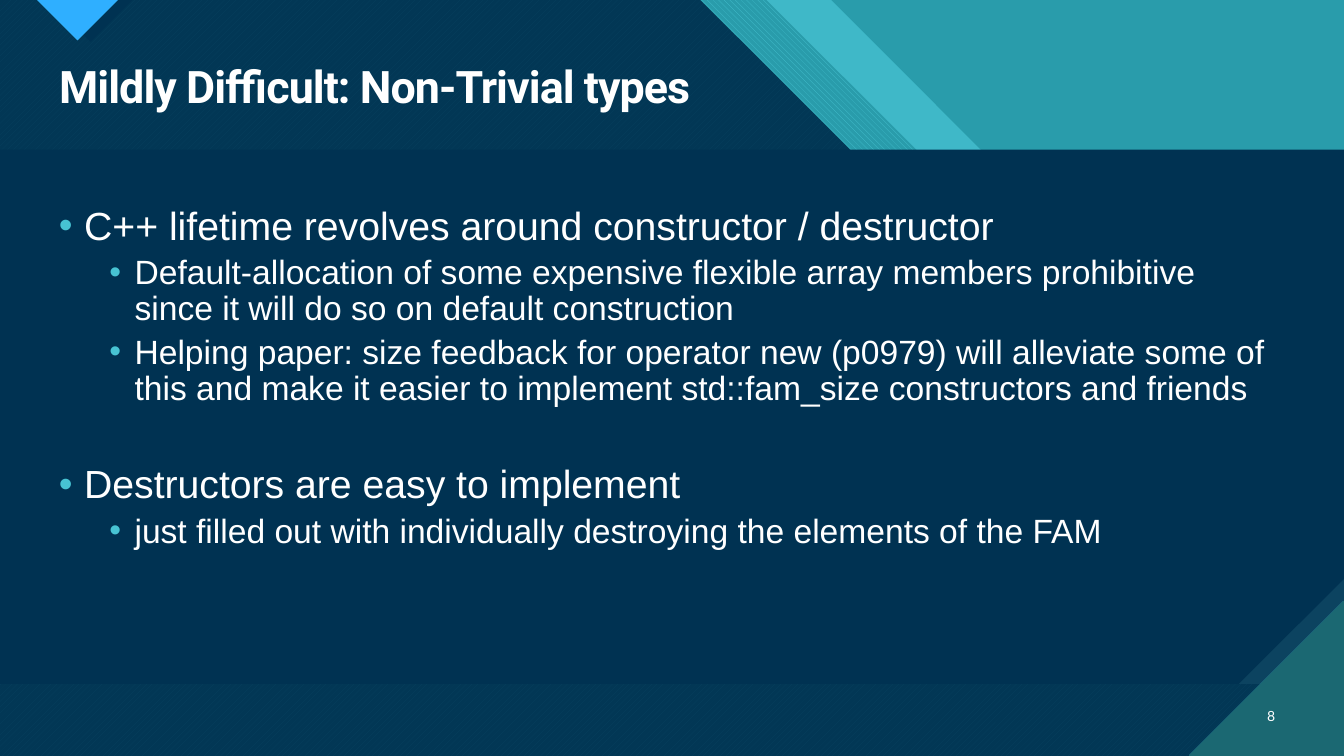
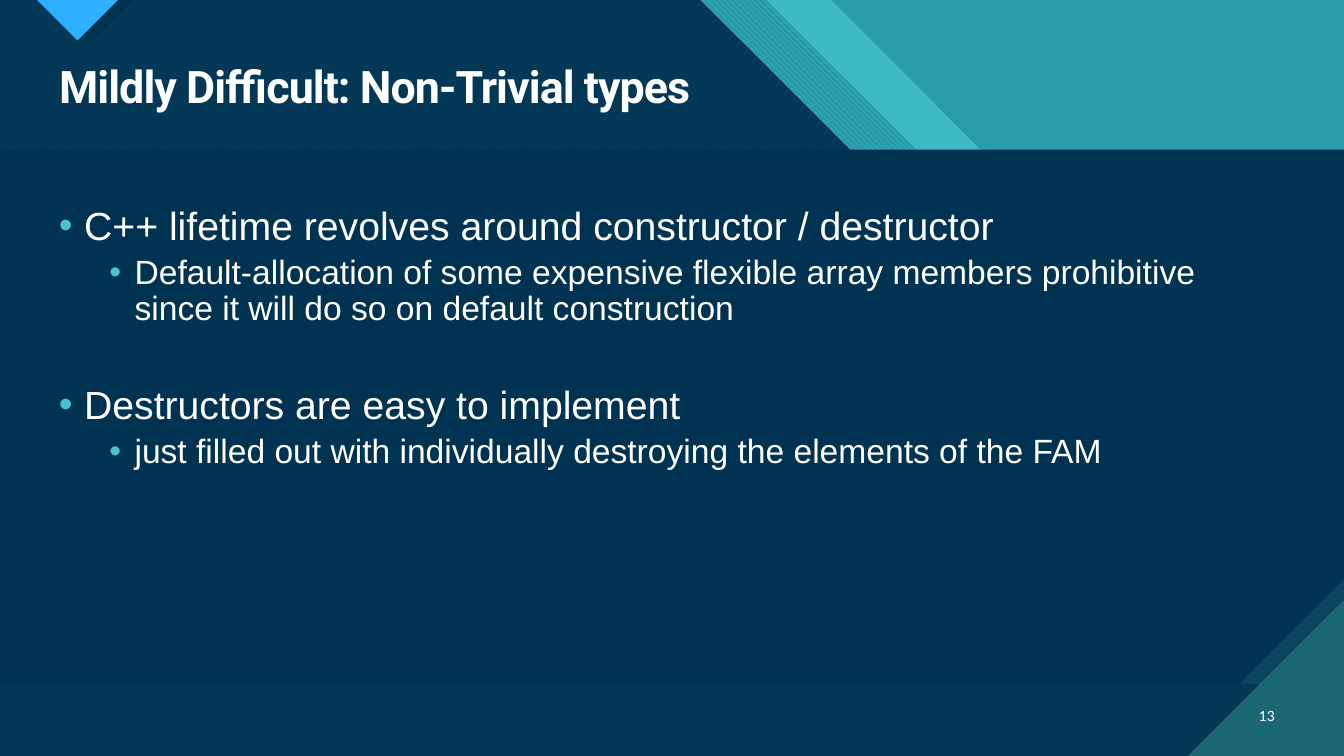
Before and after one commit to ThePhD/future_cxx, a slide deck: slide 13 of papers/presentations/source/d1039r2.pptx (slide 8 before the commit). Drawn at 1344x756 pixels with LibreOffice and Linux fonts; fonts in the diff are those of the drawing. Boxes give left, top, right and bottom in pixels: in the first picture for what was removed or moved away, otherwise in the second. Text is boxed around its words. In the diff, an @@ line names an element or a change of style, - is before the commit and + after.

Commit message:
update all papers...

```diff
--- a/papers/presentations/source/d1039r2.pptx
+++ b/papers/presentations/source/d1039r2.pptx
@@ text at bbox=[135, 339, 1264, 407]: paragraph removed @@
-  • Helping paper: size feedback for operator new (p0979) will alleviate some of this and make it easier to implement std::fam_size constructors and friends
@@ page number at bbox=[1259, 711, 1275, 721]: text changed @@
-8
+13
```
Also in this commit, not shown: 5 other slides changed, 6 slides added, 1 slide removed, 9 other files.
